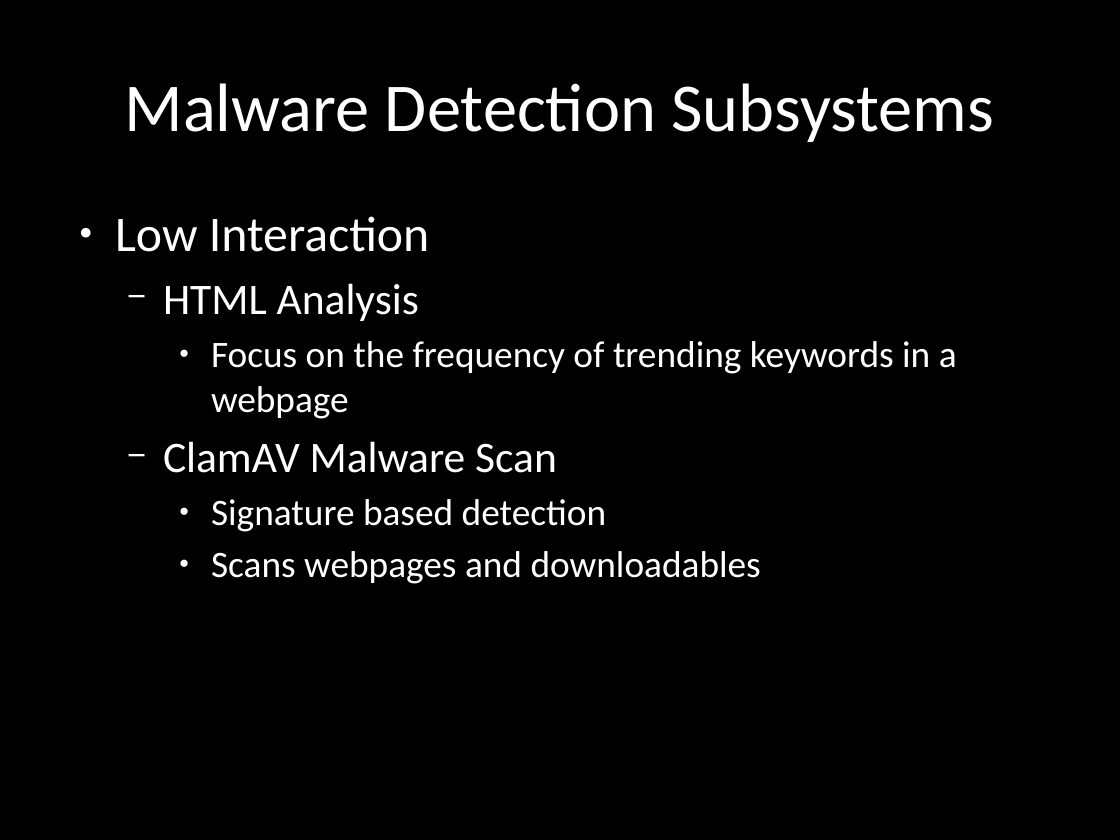
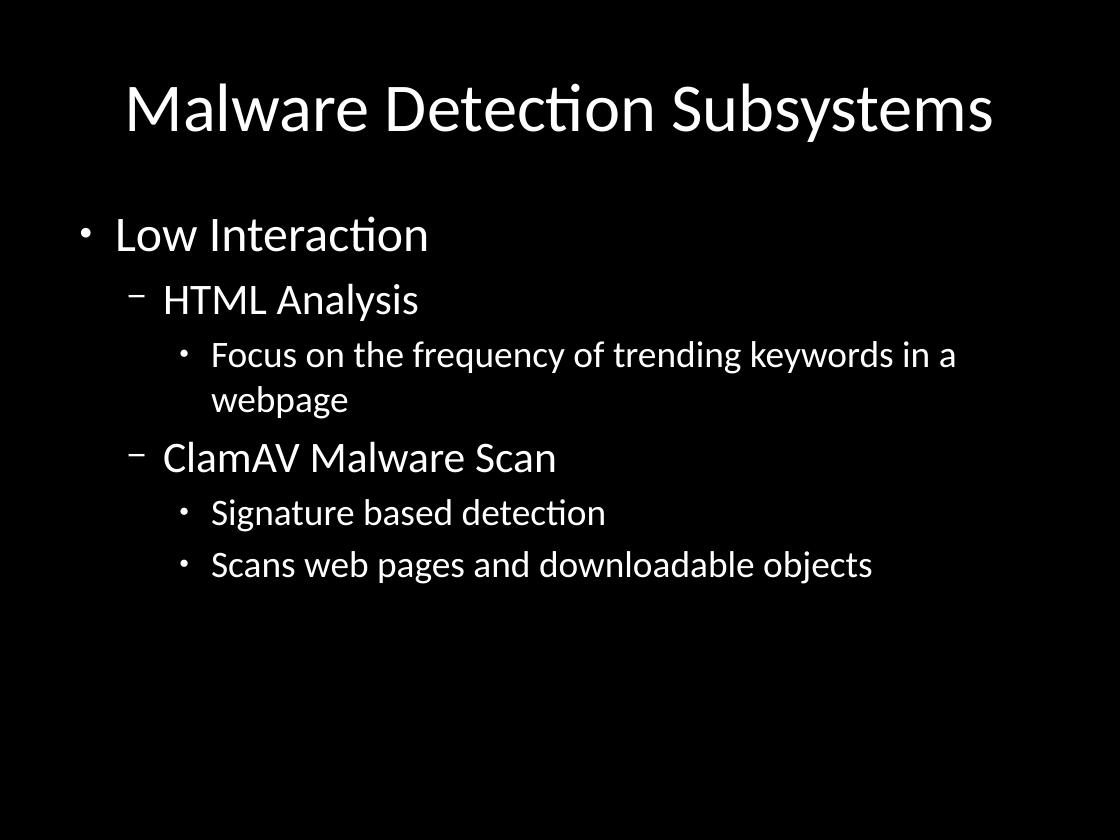
Before and after one commit to chrissorchard/malucrawl, a slide deck: slide 9 of doc/pres3/wk12-progress.pptx (slide 10 before the commit). Drawn at 1120x840 pixels with LibreOffice and Linux fonts; fonts in the diff are those of the drawing; background and template pictures are left out. Boxes give left, top, right and bottom in pixels: in the first picture for what was removed or moved away, otherwise in the second. Text is boxed around its words. In the diff, an @@ line names an element or a change of style, - is before the commit and + after.

```diff
--- a/doc/pres3/wk12-progress.pptx
+++ b/doc/pres3/wk12-progress.pptx
@@ text at [211,551,873,584]: text changed @@
-    ● Scans webpages and downloadables
+    ● Scans web pages and downloadable objects
```
Also in this commit, not shown: 5 other slides changed, 6 slides added, 4 slides removed.
